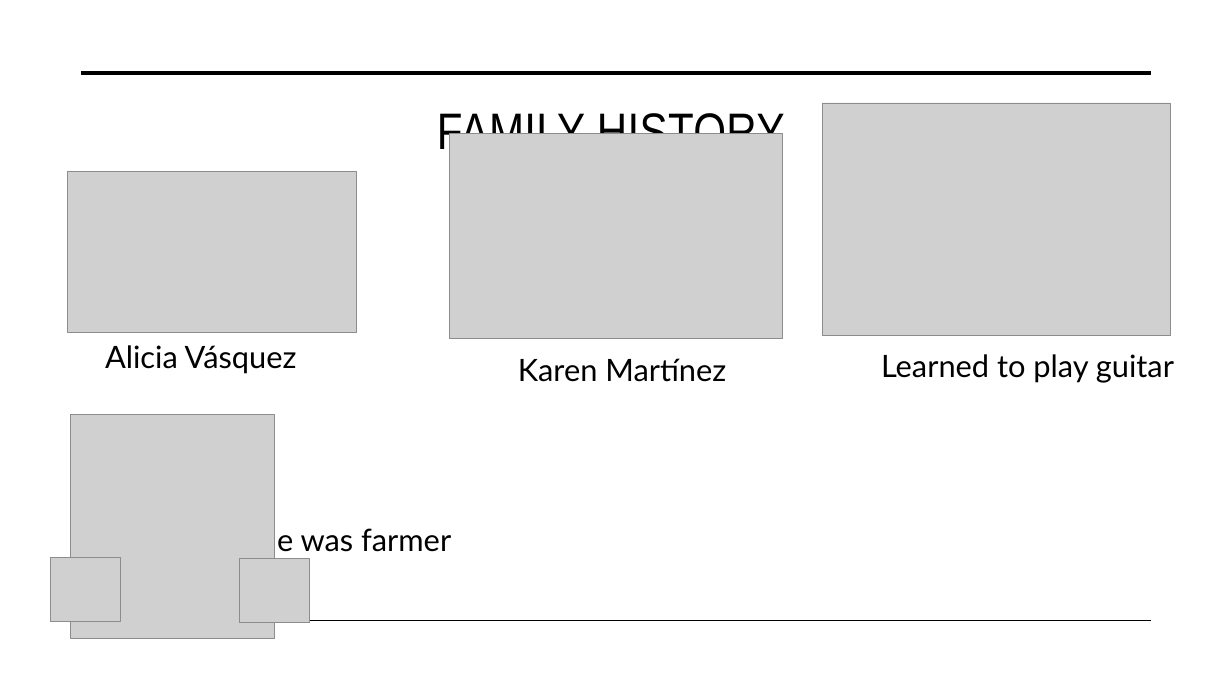
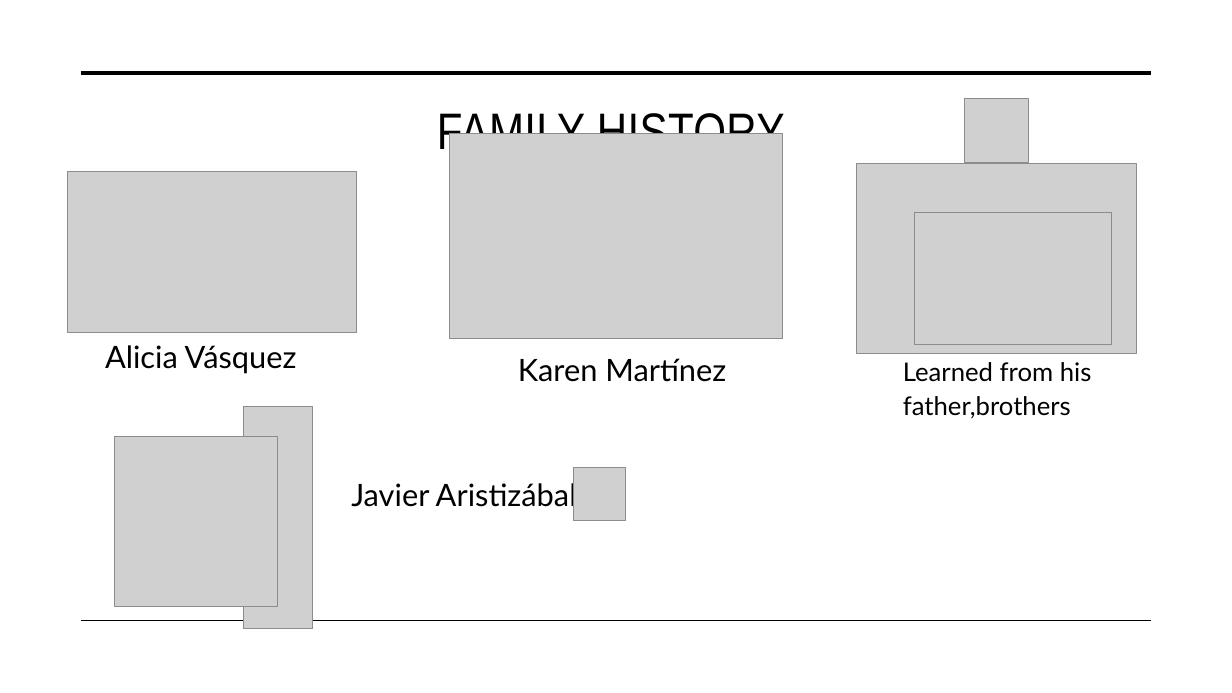
Before and after one commit to anbepa/RetoBDD, a slide deck: slide 3 of Juan Esteban Aristizábal Vásquez.pptx. Drawn at 1232x693 pixels with LibreOffice and Linux fonts; fonts in the diff are those of the drawing; grey boxes stand for pictures. Boxes give left, top, right and bottom in pixels: in the first picture for what was removed or moved away, otherwise in the second. Text is boxed around its words. In the diff, an @@ line names an element or a change of style, - is before the commit and + after.

```diff
--- a/Juan Esteban Aristizábal Vásquez.pptx
+++ b/Juan Esteban Aristizábal Vásquez.pptx
@@ picture added at (x1=965, y1=99, x2=1029, y2=163) @@
@@ picture added at (x1=857, y1=164, x2=1136, y2=354) @@
@@ picture resized from (x1=823, y1=104, x2=1171, y2=336) to (x1=915, y1=213, x2=1112, y2=345) @@
@@ text at (x1=903, y1=362, x2=1092, y2=419): text changed; size 24 to 20 pt @@
-Learned to play guitar
+Learned from his father,brothers
@@ picture added at (x1=244, y1=407, x2=313, y2=629) @@
@@ picture resized from (x1=71, y1=415, x2=274, y2=639) to (x1=114, y1=437, x2=277, y2=607) @@
@@ text added at (x1=351, y1=479, x2=577, y2=512), 24 pt, text #000000 @@
+Javier Aristizábal
@@ picture added at (x1=573, y1=468, x2=625, y2=520) @@
@@ text removed at (x1=254, y1=524, x2=451, y2=557) @@
-He was farmer
@@ picture removed at (x1=51, y1=557, x2=121, y2=622) @@
@@ picture removed at (x1=239, y1=558, x2=310, y2=623) @@
```
Also in this commit, not shown: 2 other slides changed.
